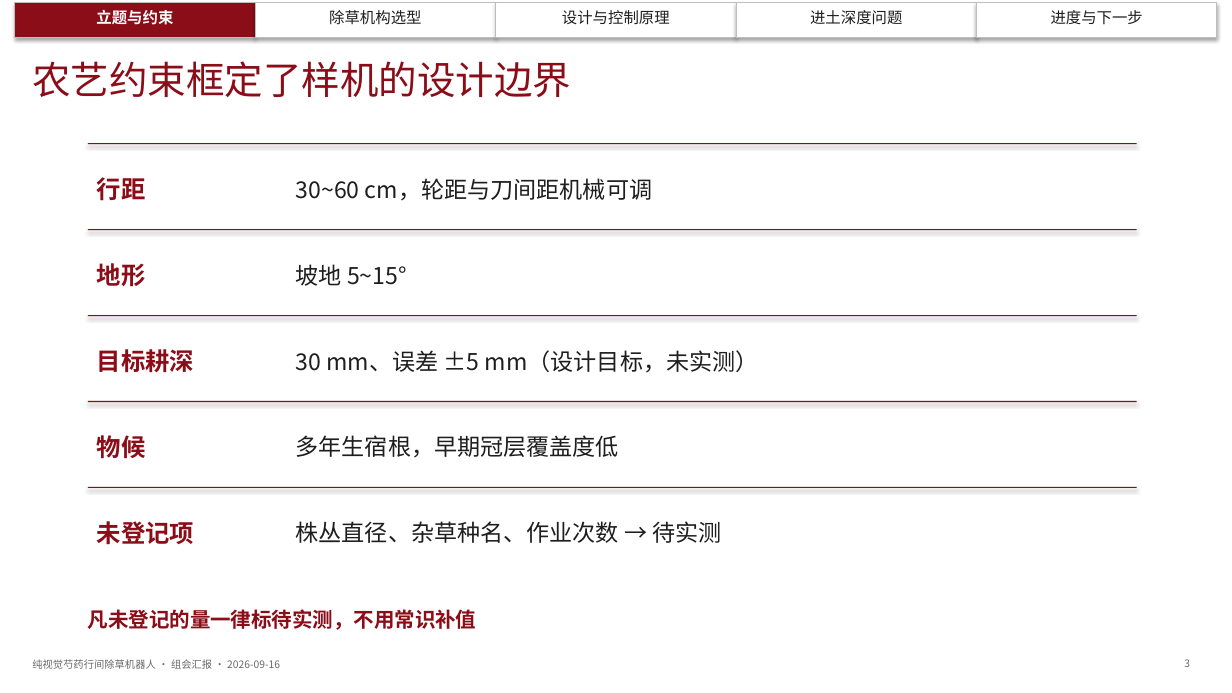
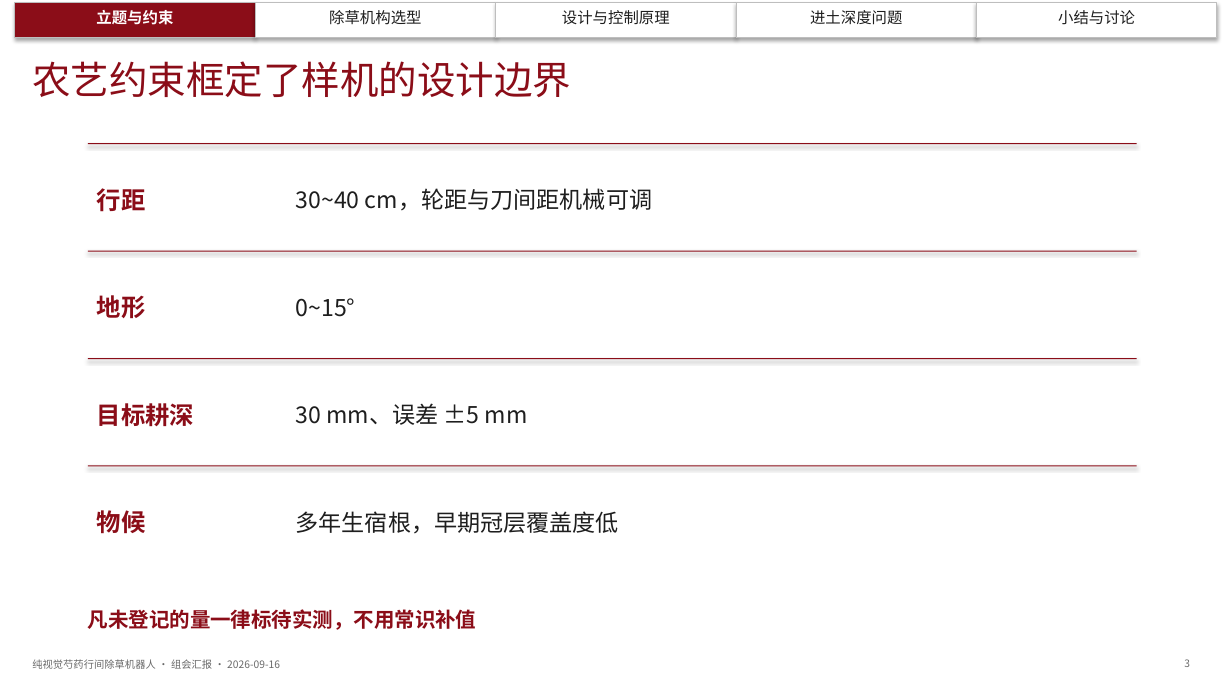
Before and after one commit to dangan2276326123-svg/zcode-chucao, a slide deck: slide 3 of docs/组会汇报_20260916/组会汇报_纯视觉芍药行间除草机器人_20260916.pptx. Drawn at 1232x693 pixels with LibreOffice and Linux fonts; fonts in the diff are those of the drawing. Boxes give left, top, right and bottom in pixels: in the first picture for what was removed or moved away, otherwise in the second. Text is boxed around its words. In the diff, an @@ line names an element or a change of style, - is before the commit and + after.

```diff
--- a/docs/组会汇报_20260916/组会汇报_纯视觉芍药行间除草机器人_20260916.pptx
+++ b/docs/组会汇报_20260916/组会汇报_纯视觉芍药行间除草机器人_20260916.pptx
@@ text at [1058,10,1135,25]: text changed @@
-进度与下一步
+小结与讨论
@@ text "行距": place and size @@
-text "行距" at [97,177,146,201]
+text "行距" at [97,188,146,212]
@@ text at [296,188,652,211]: text changed @@
-30~60 cm，轮距与刀间距机械可调
+30~40 cm，轮距与刀间距机械可调
@@ rectangle: place and size @@
-rectangle at [88,229,1137,230]
+rectangle at [88,250,1137,251]
@@ text "地形": place and size @@
-text "地形" at [97,263,146,287]
+text "地形" at [97,295,146,319]
@@ text at [296,298,356,317]: text changed @@
-坡地 5~15°
+0~15°
@@ rectangle: place and size @@
-rectangle at [88,315,1137,316]
+rectangle at [88,359,1137,360]
@@ text "目标耕深": place and size @@
-text "目标耕深" at [97,349,194,372]
+text "目标耕深" at [97,403,194,426]
@@ text at [296,403,528,425]: text changed @@
-30 mm、误差 ±5 mm（设计目标，未实测）
+30 mm、误差 ±5 mm
@@ rectangle: place and size @@
-rectangle at [88,401,1137,402]
+rectangle at [88,466,1137,467]
@@ text "物候": place and size @@
-text "物候" at [97,435,146,458]
+text "物候" at [97,510,146,533]
@@ text "多年生宿根，早期冠层覆盖度低": place and size @@
-text "多年生宿根，早期冠层覆盖度低" at [296,435,619,458]
+text "多年生宿根，早期冠层覆盖度低" at [296,511,619,534]
@@ rectangle removed at [88,487,1137,488] @@
@@ text removed at [97,521,194,545] @@
-未登记项
@@ text removed at [296,521,722,543] @@
-株丛直径、杂草种名、作业次数 → 待实测
```
Also in this commit, not shown: 15 other slides changed, 1 slide removed, 7 other files.
